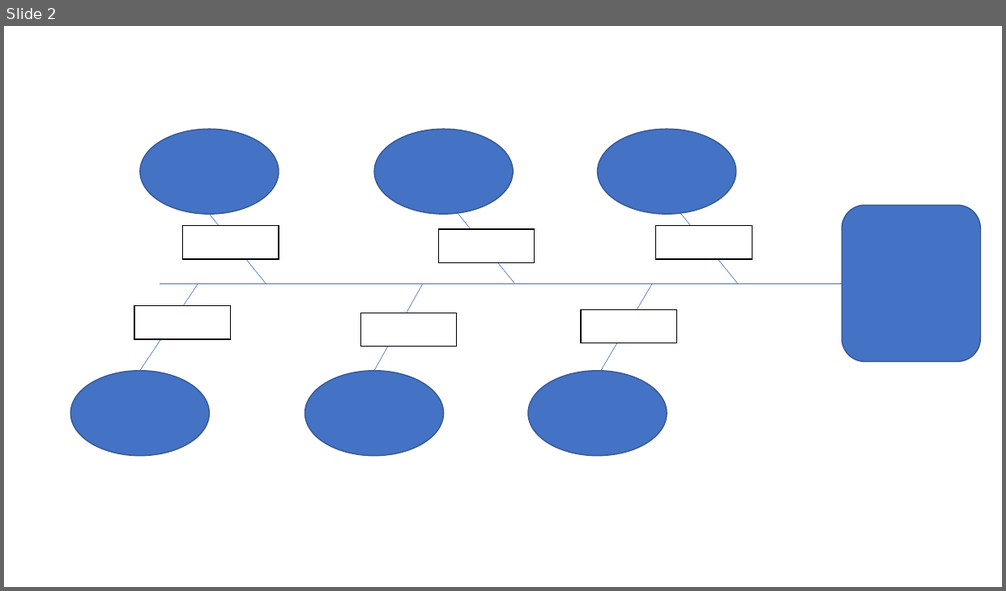
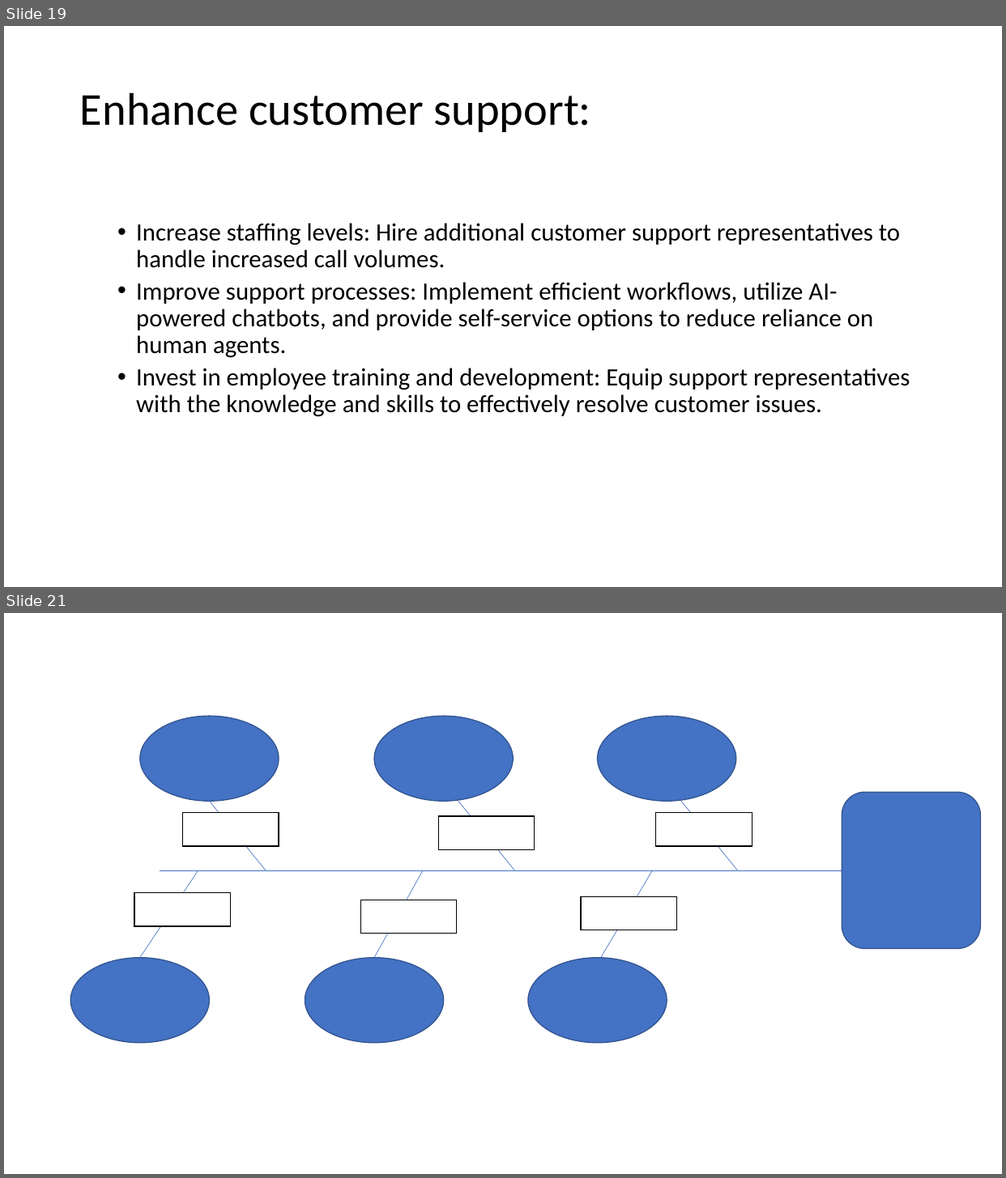
Before and after one commit to Fora1030/data-structures, a slide deck: other/Root Cause Analysis Templates (1).pptx. Shown one above the other, each under a label of ours: slide 2 before the commit, slides 19 and 21 after it; the slides between them are not shown. The pictures are 1006x591 and 1006x1178 pixels, drawn with LibreOffice and Linux fonts; fonts in the diff are those of the drawing. Boxes give left, top, right and bottom in pixels: in the first picture for what was removed or moved away, otherwise in the second. Text is boxed around its words. In the diff, an @@ line names an element or a change of style, - is before the commit and + after.

```diff
--- a/other/Root Cause Analysis Templates (1).pptx
+++ b/other/Root Cause Analysis Templates (1).pptx
@@ slide 19 added at bbox=[4, 26, 1002, 587], background #FFFFFF @@
@@ title added at bbox=[80, 92, 591, 132], 44 pt, text #000000 @@
+Enhance customer support:
@@ text added at bbox=[136, 223, 910, 417], 24 pt, text #000000 @@
+  • Increase staffing levels: Hire additional customer support representatives to handle increased call volumes.
+  • Improve support processes: Implement efficient workflows, utilize AI-powered chatbots, and provide self-service options to reduce reliance on human agents.
+  • Invest in employee training and development: Equip support representatives with the knowledge and skills to effectively resolve customer issues.
@@ what was slide 2 is now slide 21 @@
```
Also in this commit, not shown: 1 slide changed, 18 other slides added, 2 other files.
